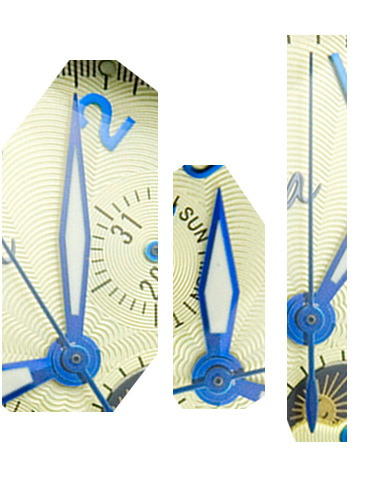
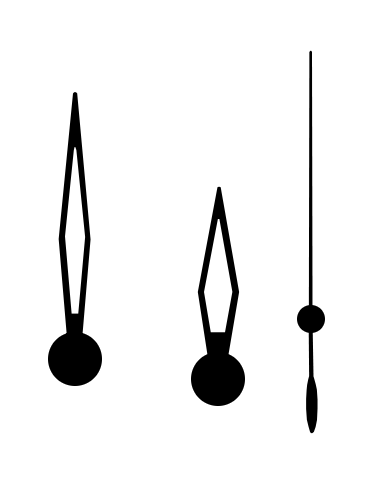
Layered file, before and after one edit (374×485). Changes by layer:
added layer "New Layer#1" above "New Layer copy" over [65, 147, 233, 333]
painted on "New Layer copy", masked it over [2, 35, 347, 442]
